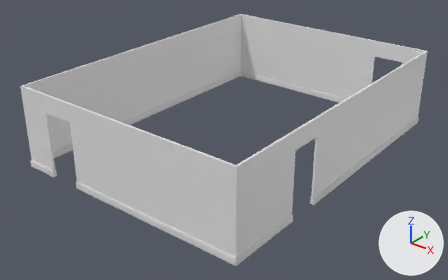
One commit to the FBX model Assets/Models/Rooms/Medium_Room_3_doors.fbx: the scene before it, then after it.
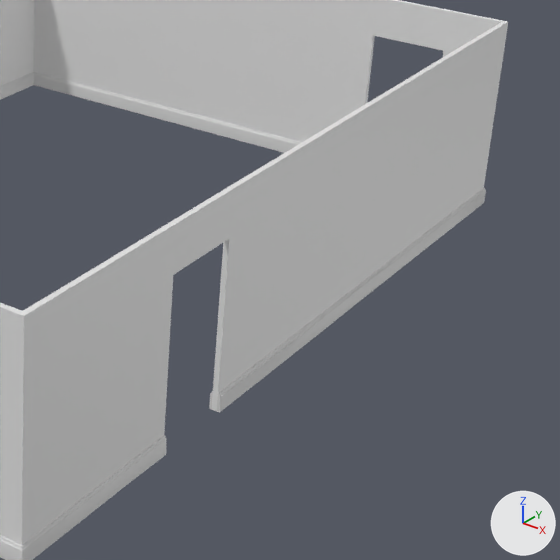
There are two pictures of each version: one whole from a 50 mm camera at (-4.03, -30.51, 13.82) aimed at (-21.16, -9.1, 0.55), one close up on the part from 51% to 100% of the width and 15% to 94% of the height. Every picture has the same lights, and +X, +Y and +Z are marked at lower right. Where no turn or scale is listed for an object, it has been applied to the vertices.

Objects in the first close-up: 'InnerMoulding.002', 'OuterMoulding.002', 'Wall.002'.
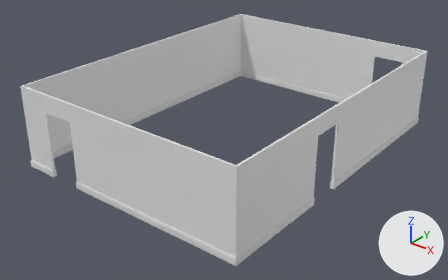
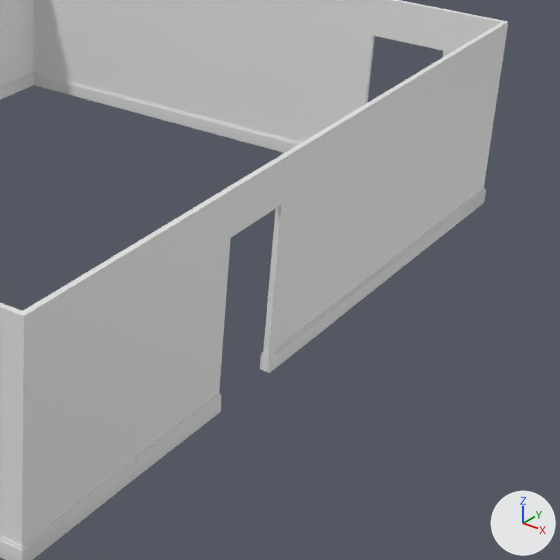
Location of each change, [x1, y1, x2, y2] in pixels of the close-ups (560 x 560 px; the box of a moved part takes in the faces that stretch with it):
```json
{"part": 1, "of": "me_cube_012", "change": "moved or reshaped", "before": [161, 203, 283, 437], "after": [161, 203, 283, 437]}
{"part": 2, "of": "me_outermoulding_006", "change": "moved or reshaped", "before": [137, 315, 322, 476], "after": [137, 315, 322, 476]}
```

Scene script edits in JSON lines:
```json
{"block": "me_cube_012", "where": "me_cube_012.from_pydata(...)  # 104 vertices, 108 faces; spans x -0.1..11.9, y -16.1..-0.1, z 0.1..4.1"}
{"block": "me_cube_012", "where": "# used by ob_wall_002; location = (-26.92, 0.06, 0.0)"}
{"block": "me_cube_012", "change": "me_cube_012 part 1: all 12 vertices in x 11.8..11.9, y -12.5..-10.9, z 0.1..4.1 are moved by (0.0, 1.6, 0.0)"}
{"block": "me_outermoulding_006", "where": "# used by ob_outermoulding_002; location = (-14.77, -3.59, -0.28)"}
{"op": "remove", "block": "me_outermoulding_006", "code": "me_outermoulding_006.from_pydata(...)  # 1108 vertices, 1058 faces; spans x -12.3..-0.2, y -12.5..3.6, z 0.3..0.7"}
{"op": "add", "block": "me_outermoulding_006", "code": "me_outermoulding_006.from_pydata(...)  # 1088 vertices, 1038 faces; spans x -12.3..-0.2, y -12.5..3.6, z 0.3..0.7"}
{"block": "me_outermoulding_006", "change": "me_outermoulding_006 part 2"}
{"block": "me_outermoulding_006", "change": "40 vertices are removed from x -0.3..-0.2, y -8.8..-5.2, z 0.3..0.7"}
{"block": "me_outermoulding_006", "change": "62 faces are deleted"}
{"block": "me_outermoulding_006", "change": "20 new vertices lie (0.0, -1.8, 0.0) away from vertices in x -0.3..-0.2, y -3.8, z 0.3..0.7"}
{"block": "me_outermoulding_006", "change": "42 new faces join them"}
```
